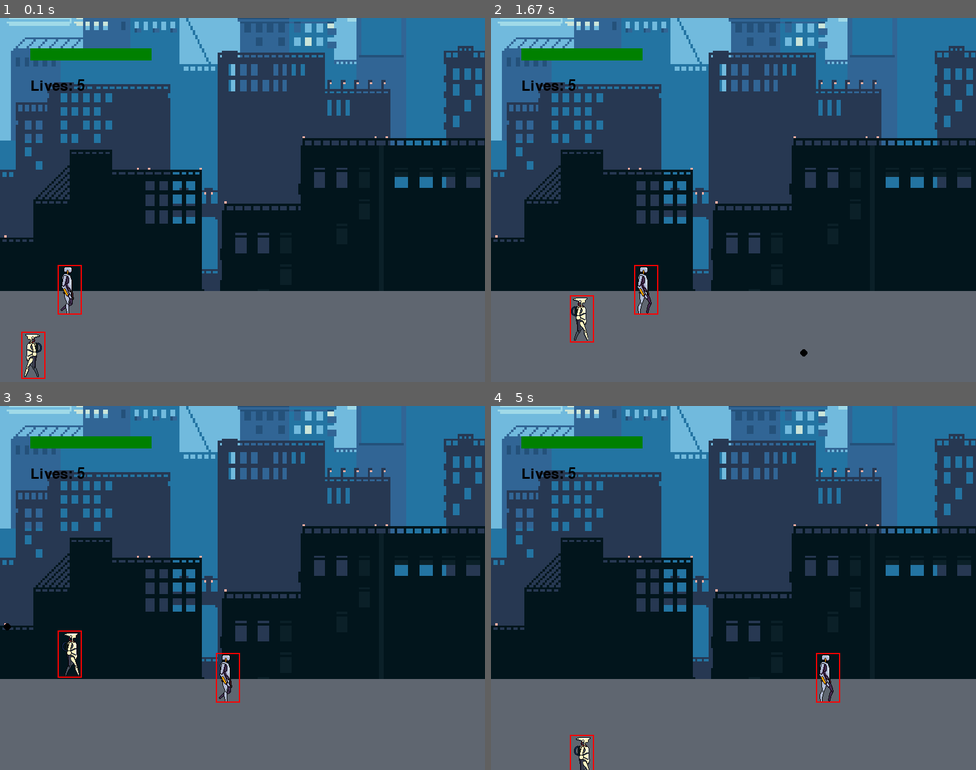
Above: before the commit, frames 1-4 (two rows, left to right).
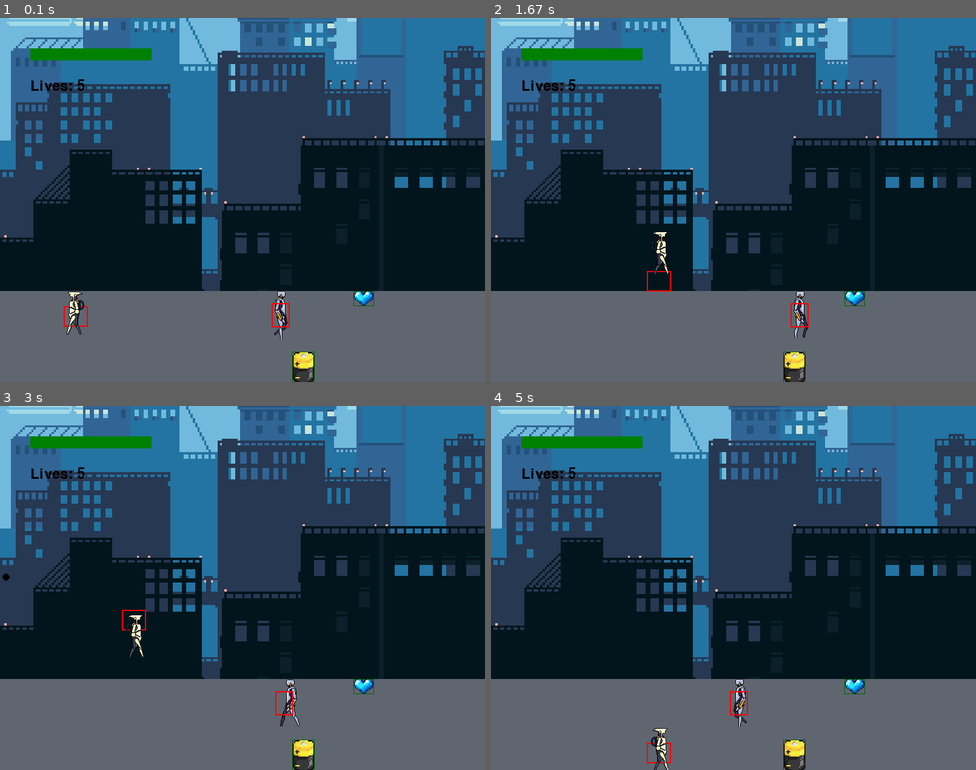
Above: after the commit, the same moments.

Repository: jibbabs/HIT137-Assignment-3
Game: pygame game, started from 2D_game.py
Same seed, same stepped clock (60 frames per second), same inputs: the game is played once before the commit and once after it.
Inputs (mouse positions are in pixels of both pictures, inside the frame that each line leads up to):
- Up to frame 1 (0.1 s): no input
- Up to frame 2 (1.67 s): press the mouse at (714, 214) at 0.37 s; move the mouse to (801, 203) at 0.47 s; release the mouse at (888, 189) at 0.6 s; hold Right 0.67-1.13 s; tap Space at 0.73, 1.03, 1.23, 1.57 s; hold Up 1.17-1.47 s; hold Right from 1.5 s (still down)
- Up to frame 3 (3 s): tap Space at 1.87, 2.07, 2.37, 2.97 s; release Right at 1.97 s; hold Left 2-2.53 s; press the mouse at (223, 602) at 2.6 s; move the mouse to (295, 624) at 2.7 s; release the mouse at (368, 646) at 2.83 s; hold Down from 2.9 s (still down)
- Up to frame 4 (5 s): release Down at 3.2 s; hold Left 3.23-3.63 s; tap Space at 3.3, 3.6, 3.73, 4.13, 4.43, 4.8 s; hold Up 3.67-4.03 s; hold Right 4.07-4.7 s; hold Down from 4.73 s (still down)

The runs differ from the first frame. In frame 1, 1.6% of the frame differs, in the area x 4-78%, y 67-100%; in frame 2, 1.6%; in frame 3, 1.5%; in frame 4, 1.6%.

Commit message:
Added scrolling map, collectibles, damage, enemy class.

Diff:
--- a/2D_game.py
+++ b/2D_game.py
@@ -48,7 +48,11 @@
 bar_width = 200
 bar_height = 20
 font = pygame.font.Font(None, 36)
-
+SCROLL_THRESH = 100
+screen_scroll = 0
+LEVEL_WIDTH = 100
+bg_scroll = 0
+level = 1
 #bgX = 0
 #bgX2 = bg.get_width()
 x = 20
@@ -62,11 +66,11 @@
 class Player(pygame.sprite.Sprite):
     def __init__(self, x, y , width, height):
         super(Player, self).__init__()
-        self.x = 40
-        self.y = SCREEN_HEIGHT - 80
+        self.x = x
+        self.y = y
         self.width = width
         self.height = height
-        self.velocity = 5
+        self.velocity = 8
         self.isJump = False
         self.jumpCount = 10
         self.left = False
@@ -83,37 +87,40 @@
         self.livesfont = pygame.font.Font(None, 36)
         self.walkRight = [pygame.image.load('sprites\walkright1.png'), pygame.image.load('sprites\walkright2.png'), pygame.image.load('sprites\walkright3.png'), pygame.image.load('sprites\walkright4.png'), pygame.image.load('sprites\walkright5.png')]
         self.walkLeft = [pygame.image.load('sprites\walkleft1.png'), pygame.image.load('sprites\walkleft2.png'), pygame.image.load('sprites\walkleft3.png'), pygame.image.load('sprites\walkleft4.png'), pygame.image.load('sprites\walkleft5.png')]
-        self.hitbox = (self.x - 5 ,self.y - 3,self.width-24,self.height + 14)
+        self.rect = (self.x - 5 ,self.y + 25,self.width-24,self.height -30)
+        self.levelstart = True
+        self.dimensions = pygame.image.load('sprites\standing.png')
+
 
     # Move the sprite based on keypresses
-    def update(self, pressed_keys):
+    def update(self, pressed_keys, pressed_mouse):
         global bulletCount
         if pressed_keys[K_LEFT] and self.x > self.velocity:
             self.x -= self.velocity
             self.left = True
             self.right = False
             self.standing = False
-            self.hitbox = (self.x - 5 ,self.y - 3,self.width-24,self.height + 14)
-
+
+            #print(self.x)
         elif pressed_keys[K_RIGHT] and self.x < 800 - self.width - self.velocity:
             self.x += self.velocity
             self.left = False
             self.right = True
             self.standing = False
-            self.hitbox = (self.x - 5 ,self.y - 3,self.width-24,self.height + 14)
+
 
         else:
             self.standing = True
             self.walkCount = 0
-            self.hitbox = (self.x - 5 ,self.y - 3,self.width-24,self.height + 14)
-        pygame.draw.rect(screen, (255,0,0),self.hitbox, 2) # NEW - Draws hitbox
+        self.rect = (self.x - 5 ,self.y + 25,self.width-24,self.height -30)
+        pygame.draw.rect(screen, (255,0,0),self.rect, 2) # NEW - Draws rect
 
         if bulletCount > 0:
                 bulletCount += 1
         if bulletCount > 3:
                 bulletCount = 0
 
-        if event.type == pygame.MOUSEBUTTONDOWN and bulletCount == 0:
+        if  pressed_mouse[0] and bulletCount == 0:
             self.shooting = True
 
             if self.left:
@@ -136,7 +143,7 @@
                 self.right = True
 
         if not(self.isJump):
-         if keys[pygame.K_SPACE]:
+         if pressed_keys[pygame.K_SPACE]:
             self.isJump = True
             self.right = False
             self.left = False
@@ -150,7 +157,30 @@
                 self.jumpCount = 10
                 self.isJump = False
 
-    def charAnimation(self, screen):
+        #Update scroll based on the player position
+        if self.x > SCROLL_THRESH:
+            self.levelstart = False
+            global screen_scroll
+            screen_scroll = 0
+        #print(screen_scroll)
+        if self.levelstart == False:
+
+            if self.x > SCREEN_WIDTH - SCROLL_THRESH - self.velocity:
+                self.x -= self.velocity
+                screen_scroll = -self.velocity
+
+
+            if self.x <= SCROLL_THRESH + self.velocity:
+                self.x += self.velocity
+                screen_scroll = self.velocity
+
+
+            #print(screen_scroll)
+            #print(player.x)
+
+            return screen_scroll
+
+    def draw(self, screen):
         if self.walkCount + 1 >= 15:
             self.walkCount = 0
 
@@ -177,7 +207,7 @@
                 screen.blit(self.walkLeft[0], (self.x, self.y))
 
     def UI (self, screen):
-                  # Draw health bar background
+        # Draw health bar background
         pygame.draw.rect(screen, (100,0,0), (50, 50, bar_width, bar_height))
 
         # Calculate the width of the current health
@@ -205,27 +235,76 @@
     def draw (self, screen):
         pygame.draw.circle (screen, self.colour, (self.x, self.y), self.radius)
 
-# Define the enemy object extending pygame.sprite.Sprite
-# Instead of a surface, we use an image for a better looking sprite
-class enemy(object):
-    walkRight = [pygame.image.load('sprites\enemyWR1.png'), pygame.image.load('sprites\enemyWR2.png'), pygame.image.load('sprites\enemyWR3.png'), pygame.image.load('sprites\enemyWR4.png'), pygame.image.load('sprites\enemyWR5.png'), pygame.image.load('sprites\enemyWR6.png')]
-    walkLeft = [pygame.image.load('sprites\enemyWL1.png'), pygame.image.load('sprites\enemyWL2.png'), pygame.image.load('sprites\enemyWL3.png'), pygame.image.load('sprites\enemyWL4.png'), pygame.image.load('sprites\enemyWL5.png'), pygame.image.load('sprites\enemyWL6.png')]
-
-    def __init__(self, x, y, width, height, end):
+class collectible (pygame.sprite.Sprite):
+    battery_img = pygame.image.load('sprites\health_battery.png').convert_alpha()
+    life_img = pygame.image.load('sprites\life.png').convert_alpha()
+    gunUpgrade_img = pygame.image.load('sprites\gun_upgrade.png')
+
+    global item_boxes
+    item_boxes = {
+        'Battery': battery_img ,
+        'Life': life_img ,
+        'Gun_upgrade':gunUpgrade_img
+         }
+
+    def __init__(self, item_type, x, y):
+        pygame.sprite.Sprite.__init__(self)
+        self.x = x
+        self.y = y
+        self.item_type = item_type
+        self.image = item_boxes[self.item_type]
+        self.rect = self.image.get_rect()
+        self.rect.midtop = (x, y)
+        pygame.draw.rect(screen, (0,100,0),self.rect,1)
+
+    def update(self):
+
+        #Move with level
+        pygame.draw.rect(screen, (0,100,0),self.rect,1)
+        if levelOneBG.bgX < 0 and levelOneBG.bgX > -currentLevelWidth:
+            if player.x > SCROLL_THRESH + player.velocity:
+                self.rect.x += screen_scroll - (screen_scroll//2)
+                self.x += screen_scroll - (screen_scroll//2)
+
+        #Check if player picks up collectible
+        if pygame.sprite.collide_rect(self, player):
+            if self.item_type == 'Battery':
+                if player.current_health < player.max_health:
+                    player.current_health += 20
+
+
+            if self.item_type == 'Life':
+                if player.current_lives < player.max_lives:
+                    player.current_lives += 1
+            self.kill()
+
+
+class enemy(pygame.sprite.Sprite):
+
+    def __init__(self,enemy_type, x, y, width, height, start, end, speed):
+
+        pygame.sprite.Sprite.__init__(self)
         self.alive = True
         self.x = x
         self.y = y
         self.width = width
         self.height = height
-        self.end = SCREEN_WIDTH
+        self.start = start
+        self.end = end
         self.walkCount = 0
-        self.velocity = -3
-        self.path = [self.x, self.end]
-        self.hitbox = (self.x - 5 ,self.y - 3,self.width-24,self.height + 18)
-
-    def draw(self, screen):
-        if self.alive:
-            self.move()
+        self.velocity = speed
+        self.path = [self.start, self.end]
+        self.hitbox = (self.x - 10 ,self.y - 3,self.width,self.height)
+        self.enemy_type = enemy_type
+        self.rect = self.hitbox
+        self.timer = 10
+
+
+    def update(self, screen):
+    #Level 1 A Type enemy Animation
+        if self.enemy_type == 'Level1a':
+            self.walkRight = [pygame.image.load('sprites\enemyWR1.png'), pygame.image.load('sprites\enemyWR2.png'), pygame.image.load('sprites\enemyWR3.png'), pygame.image.load('sprites\enemyWR4.png'), pygame.image.load('sprites\enemyWR5.png'), pygame.image.load('sprites\enemyWR6.png')]
+            self.walkLeft = [pygame.image.load('sprites\enemyWL1.png'), pygame.image.load('sprites\enemyWL2.png'), pygame.image.load('sprites\enemyWL3.png'), pygame.image.load('sprites\enemyWL4.png'), pygame.image.load('sprites\enemyWL5.png'), pygame.image.load('sprites\enemyWL6.png')]
             if self.walkCount + 1 >= 12:
                 self.walkCount = 0
 
@@ -237,28 +316,123 @@
                 screen.blit(self.walkLeft[self.walkCount//3], (self.x, self.y))
                 self.walkCount += 1
 
-            self.hitbox = (self.x - 5 ,self.y - 3,self.width-24,self.height + 18)
+
+
+        #Level 1 B Type enemy Animation
+        if self.enemy_type == 'Level1b':
+            self.walkRight = [pygame.image.load('sprites\enemyWR1.png'), pygame.image.load('sprites\enemyWR2.png'), pygame.image.load('sprites\enemyWR3.png'), pygame.image.load('sprites\enemyWR4.png'), pygame.image.load('sprites\enemyWR5.png'), pygame.image.load('sprites\enemyWR6.png')]
+            self.walkLeft = [pygame.image.load('sprites\enemyWL1.png'), pygame.image.load('sprites\enemyWL2.png'), pygame.image.load('sprites\enemyWL3.png'), pygame.image.load('sprites\enemyWL4.png'), pygame.image.load('sprites\enemyWL5.png'), pygame.image.load('sprites\enemyWL6.png')]
+
+            if self.walkCount + 1 >= 12:
+                self.walkCount = 0
+
+            if self.velocity > 0:
+                screen.blit(self.walkRight[self.walkCount//3], (self.x, self.y))
+                self.walkCount += 1
+
+            else:
+                screen.blit(self.walkLeft[self.walkCount//3], (self.x, self.y))
+                self.walkCount += 1
+
+            self.hitbox = (self.x - 5 ,self.y + 20,self.width,self.height)
             pygame.draw.rect(screen, (255,0,0),self.hitbox, 2)
 
-    def move (self):
-        if self.alive:
+    def move(self):
+        #Level 1 a Type enemy Movement
+        if self.enemy_type == 'Level1a':
+            #Set path for the enemy and adjust with screen scrolling
+            if self.path[0] <= self.start and levelOneBG.bgX <= 0 and levelOneBG.bgX > -currentLevelWidth:
+                self.path[0] = self.path[0] + screen_scroll
+                self.path[1] = self.path[1] + screen_scroll
+
+            if self.path[0] > self.start:
+                self.path[0] = self.start
+
+            if self.path[1] > self.end:
+                self.path[1] = self.end
+
+            #Enemy movement
             if self.velocity > 0:
+
                 if self.x + self.velocity < self.path[1]:
                     self.x += self.velocity
+
+                    if levelOneBG.bgX > -currentLevelWidth and levelOneBG.bgX < 0:
+                        self.x += screen_scroll
+
+                #Turns enemy around
                 else:
                     self.velocity = self.velocity * -1
                     self.walkCount = 0
             else:
                 if self.x - self.velocity > self.path[0]:
                     self.x += self.velocity
+
+                    if levelOneBG.bgX > -currentLevelWidth and levelOneBG.bgX < 0:
+                        self.x += screen_scroll
+
+                #Turns enemy around
                 else:
                     self.velocity = self.velocity * -1
                     self.walkCount = 0
             pass
 
+            #Collision detection with player
+            self.hitbox = (self.x - 5 ,self.y + 20,self.width,self.height)
+            pygame.draw.rect(screen, (255,0,0),self.hitbox, 2)
+
+            if self.hitbox[1] - self.height < player.rect[1] + player.rect[3] and self.hitbox[1] + self.height > player.rect[1]:
+                if self.hitbox[0] + self.width > player.rect[0] and self.hitbox[0] - self.width < player.rect[0] + player.rect[2]:
+                    self.timer -= 1
+                    print(self.timer)
+                    if self.timer <= 0:
+                       player.current_health -= 5
+                       self.timer = 10
+
+
+        #Level 1 b Type enemy Movement
+        if self.enemy_type == 'Level1b':
+            #Set path for the enemy and adjust with screen scrolling
+            if self.path[0] <= self.start and levelOneBG.bgX <= 0 and levelOneBG.bgX > -currentLevelWidth:
+                self.path[0] = self.path[0] + screen_scroll
+                self.path[1] = self.path[1] + screen_scroll
+
+            if self.path[0] > self.start:
+                self.path[0] = self.start
+
+            if self.path[1] > self.end:
+                self.path[1] = self.end
+
+            #Enemy movement
+            if self.velocity > 0:
+
+                if self.x + self.velocity < self.path[1]:
+                    self.x += self.velocity
+
+                    if levelOneBG.bgX > -currentLevelWidth and levelOneBG.bgX < 0:
+                        self.x += screen_scroll
+
+                #Turns enemy around
+                else:
+                    self.velocity = self.velocity * -1
+                    self.walkCount = 0
+            else:
+                if self.x - self.velocity > self.path[0]:
+                    self.x += self.velocity
+
+                    if levelOneBG.bgX > -currentLevelWidth and levelOneBG.bgX < 0:
+                        self.x += screen_scroll
+
+                #Turns enemy around
+                else:
+                    self.velocity = self.velocity * -1
+                    self.walkCount = 0
+            pass
+
     def hit(self):
         print("Hit!")
-        self.alive = False
+        self.kill
+
 
 # Define the cloud object extending pygame.sprite.Sprite
 # Use an image for a better looking sprite
@@ -282,20 +456,35 @@
         if self.rect.right < 0:
             self.kill()
 
-class levelBG(object):
-    def draw(self, screen):
+class level1BG():
+    def __init__(self):
         self.bg = pygame.image.load('sprites\image.png')
         self.bgX = 0
         self.bgX2 = self.bg.get_width()
-        self.bgX -= 1.4
-        self.bgX2 -= 1.4
-        if self.bgX < self.bg.get_width() * -1:  # If our bg is at the -width then reset its position
-            self.bgX = self.bg.get_width()
-
-        if self.bgX2 < self.bg.get_width() * -1:
-            self.bgX2 = self.bg.get_width()
         screen.blit(self.bg, (self.bgX + 1, 0))
         screen.blit(self.bg, (self.bgX2, 0))
+        self.current_Level_Width = 1000
+        global currentLevelWidth
+        currentLevelWidth = self.current_Level_Width
+
+    def update(self, screen):
+
+
+            if self.bgX <= 0 and self.bgX >= -self.current_Level_Width and player.x >= SCROLL_THRESH + player.velocity:
+                self.bgX += screen_scroll
+                self.bgX2 = self.bgX + self.bg.get_width()
+                screen.blit(self.bg, (self.bgX , 0))
+                screen.blit(self.bg, (self.bgX2, 0))
+
+            if self.bgX >=0:
+                self.bgX = 0
+
+            if self.bgX <= -self.current_Level_Width:
+                self.bgX = -self.current_Level_Width
+
+
+
+
 
 # Setup for sounds, defaults are good
 pygame.mixer.init()
@@ -332,21 +521,56 @@
 #move_down_sound.set_volume(0.5)
 #collision_sound.set_volume(0.5)
 
-player = Player(300, 410, 64, 64)
-robotEnemy = enemy(100, 410, 64, 64, 450)
-level1BG = levelBG()
+enemy_group = pygame.sprite.Group()
+bullet_group = pygame.sprite.Group()
+collectibles_group = pygame.sprite.Group()
+
+item_box = collectible('Life', 600, SCREEN_HEIGHT - 150)
+collectibles_group.add(item_box)
+item_box2 = collectible('Battery', 500, SCREEN_HEIGHT - 50)
+collectibles_group.add(item_box2)
+
+player = Player(110, 450, 64, 64)
+
+robotEnemy1 = enemy('Level1a', 450, SCREEN_HEIGHT - 150, 30, 40, 400, 500, 1)
+robotEnemy2 = enemy('Level1b', 1500, SCREEN_HEIGHT - 200, 30, 40, 600, 700, 1)
+robotEnemy3 = enemy('Level1a', 1800, SCREEN_HEIGHT - 100, 64, 64, 1500, 1800, 1)
+robotEnemy4 = enemy('Level1b', 1200, SCREEN_HEIGHT - 100, 64, 64, 1000, 1100, 8)
+enemy_group.add(robotEnemy1)
+enemy_group.add(robotEnemy2)
+enemy_group.add(robotEnemy3)
+enemy_group.add(robotEnemy4)
+
+levelOneBG = level1BG()
 bulletCount = 0
-# Variable to keep our main loop running
+
+def drawBG():
+    levelOneBG.update(screen)
+
+    pygame.draw.rect(screen, (95,102,112), (0, 450, 800, 350))
+
 def drawGameWindow():
-    level1BG.draw(screen)
-    pygame.draw.rect(screen, (95,102,112), (0, 450, 800, 350))
-    player.charAnimation(screen)
+
+
+    pressed_keys = pygame.key.get_pressed()
+    pressed_mouse = pygame.mouse.get_pressed()
+    player.update(pressed_keys, pressed_mouse)
+    player.draw(screen)
     player.UI(screen)
-    robotEnemy.draw(screen)
+
+
+    for enemy in enemy_group:
+        enemy.update(screen)
+        enemy.move()
+
+    collectibles_group.update()
+    collectibles_group.draw(screen)
+
+    for items in collectibles_group:
+        items.update()
+
     for bullet in bullets:
         bullet.draw(screen)
-    for enemy in enemies:
-        enemy.draw(screen)
     pygame.display.update()
 
 speed = 60
@@ -356,26 +580,27 @@
 run = True
 #main loop
 while run:
+    drawBG()
     drawGameWindow()
-
-    keys = pygame.key.get_pressed()
+    pressed_keys = pygame.key.get_pressed()
+    pressed_mouse = pygame.mouse.get_pressed()
 
     for event in pygame.event.get():
         if event.type == pygame.QUIT:
             run = False
-    keys = pygame.key.get_pressed()
 
     #Checking if bullet is in enemy hitbox
-    for bullet in bullets:
-        if bullet.y - bullet.radius < robotEnemy.hitbox[1] + robotEnemy.hitbox[3] and bullet.y + bullet.radius > robotEnemy.hitbox[1]:
-            if bullet.x + bullet.radius > robotEnemy.hitbox[0] and bullet.x - bullet.radius < robotEnemy.hitbox[0] + robotEnemy.hitbox[2]:
-                robotEnemy.hit()
+    for enemy in enemy_group:
+        for bullet in bullets:
+            if bullet.y - bullet.radius < enemy.hitbox[1] + enemy.hitbox[3] and bullet.y + bullet.radius > enemy.hitbox[1]:
+                if bullet.x + bullet.radius > enemy.hitbox[0] and bullet.x - bullet.radius < enemy.hitbox[0] + enemy.hitbox[2]:
+                    enemy.hit()
+                    bullets.pop(bullets.index(bullet))
+
+            if bullet.x < 800 and bullet.x > 0:
+                bullet.x += bullet.velocity
+            else:
                 bullets.pop(bullets.index(bullet))
-
-        if bullet.x < 800 and bullet.x > 0:
-            bullet.x += bullet.velocity
-        else:
-            bullets.pop(bullets.index(bullet))
 
     # Did the user hit a key?
     if event.type == KEYDOWN:
@@ -402,9 +627,7 @@
             all_sprites.add(new_cloud)
 
     # Get the set of keys pressed and check for user input
-    pressed_keys = pygame.key.get_pressed()
-    pressed_mouse = pygame.mouse.get_pressed()
-    player.update(pressed_keys)
+
 
 
     # Check if any enemies have collided with the player
Binary file added: sprites/gun_upgrade.png
Binary file added: sprites/health_battery.png
Binary file added: sprites/life.png
